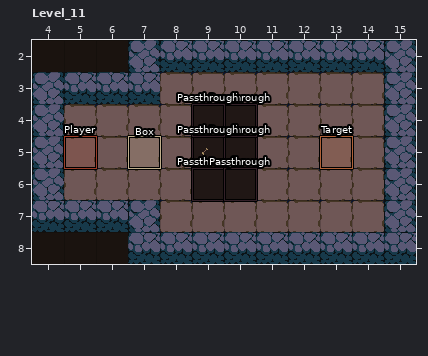
Two states of a LDtk project, maps-v2/Map.ldtk. The first picture shows the starting point.
Cells are 32x32 px. Shown: Level_11 x 4..15, y 2..8.
And afterwards:
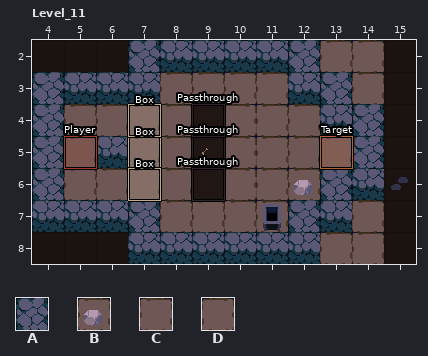
Key: from "Collision": A 3 "Wall", B 5 "Solid"; from "Tiles": C 0, D 0 flipped left-right.
_ is an empty cell.
Objects are placed by their top-left corner, in cells (3,4 is the top-left corner of cell 3,4); size is 1x1 cell unless given.
From old to new:
Layer "Ground":
y 2: x 12..14 ___ -> DCC
y 4..6: x 10 _ -> D
y 8: x 13..14 __ -> CC
Layer "Collision":
y 2: x 13..15 AAA -> ___
y 3: x 12..13 __ -> AA; x 15 A -> _
y 4: x 13..15 __A -> AA_
y 5: x 6 _ -> A; x 14..15 _A -> A_
y 6: x 12..15 ___A -> BAA_
y 7: x 11..13 ___ -> BAA; x 15 A -> _
y 8: x 13..15 AAA -> ___
Layer "Entities":
added: "Box" rectangle at 7,6
added: "Box" rectangle at 7,4
removed: "Passthrough" rectangle at 10,5
removed: "Passthrough" rectangle at 10,6
removed: "Passthrough" rectangle at 10,4
